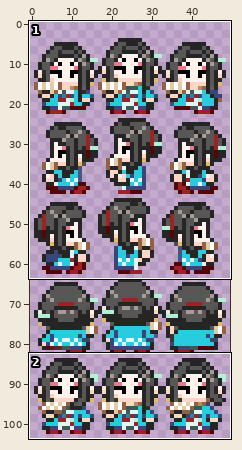
Two states of a sprite sheet, Project/Client/projectGOYA/Assets/Resources/Characters/character_np0001/spritesheet.png. Above, an overview of the earlier version with the close-up marked.
Close-up. Earlier state:
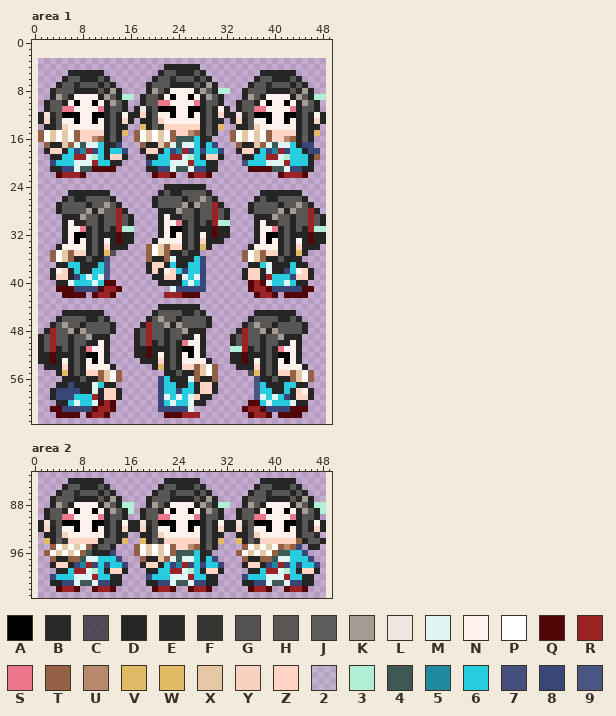
The file is 48x101 pixels. Pixels under 10% opacity are left out. Colours within 5 levels of each other are drawn and written as one. Shown: area 1: x 0..49, y 0..63; area 2: x 0..49, y 83..103. The old version is drawn lined up with the new one, on the new canvas. The commit also changed other parts of the picture, which this record leaves out.
Palette (. is transparent): A #000000  B #222222f3  C #252525b2  D #252525  E #2d2c2c  F #353534  G #535250  H #595755  J #605e5c  K #a59d95  L #f2e5df  M #dff6f5  N #fff1eb  P #ffffff  Q #510608  R #9b2225  S #ec778b  T #946144  U #b9896e  V #e2ba64f9  W #e2ba64  X #e4c9a4  Y #f8d1c1  Z #ffd6c5  2 #b3ecd91b  3 #b1efd6  4 #3c5956  5 #2088a1  6 #28ccdf  7 #394775e8  8 #394778  9 #495583
Pixels before, area 1 (only the part around the change), first column x 0:
 0 ..................................................
 1 ..................................................
 2 ..................................................
 3 ..................................................
 4 ......................DDDDDD......................
 5 ......DDDDDD.........DHHDDDHD.........DDDDDD......
 6 .....DHHDDDHD.......DHHEHHHDHD.......DHHDDDHD.....
 7 ....DHHEHHHDHD.....DHHHDDDDHDKD.....DHHEHHHDHD....
 8 ...DHHHDDDDHDKD....DKHDNNNNDKHD33..DHHHDDDDHDKD...
 9 ...DKHDNNNNDKHD33.DHHDNANNANDKHD...DKHDNNNNDKHD33.
10 ..DHHDNANNANDKHD..DHHSSNNNNSDHGD..DHHDNANNANDKHD..
11 ..DHHSSNNNNSDHGD.DLEHAAANNAADHDND.DHHSSNNNNSDHGD..
12 .DLEHAAANNAADHDNDDZDHNNANNANDHDZDDLEHAAANNAADHDND.
13 .DZDHNNANNANDHDZD.DDHYNNNNNNDHDB.DZDHNNANNANDHDZD.
14 ..DDHYNNNNNNDHDB..WDJFZZZZZZDHDW..DDHYNNNNNNDHDB..
15 .TPXPXPTZZZZDHDW.TPXPXPTZZUTDJD..TPXPXPTZZZZDHDW..
16 .TPXPXPTZZUTDJD..TPXPXPT4446DE...TPXPXPTZZUTDJD...
17 ..TDDXTM4MM6DE8...TDDXTM4MM6D68...TDDXTM4MM6D88...
18 ..DZZD685R86D668..DZZD685R868668..DZZD685R866D88..
19 ...DD66RRM36DZZD...DD66RRM36DZZD...DD66RRM3666DT..
20 ...8666MMMR66DD....8666MMMR66DD....7666MMMR666D...
21 ...DD88M44QQQQ.....DD88M44M88DD.....QQQQ44M88DD...
22 ....QRRRQ...........QRRQ..QRRQ...........QRRRQ....
23 ..................................................
24 ......................DDDDDDD.....................
25 ......DDDDDDD........DHDDHHHHD........DDDDDDD.....
26 .....DHDDHHHHD......DHHHHDHHKHD......DHDDHHHHD....
27 ....DHHHHDHHKHD.....DHHHHKDKHHRD....DHHHHDHHKHD...
28 ....DHHHHKDKHHRD.....DDDKHHDHHRHD...DHHHHKDKHHRD..
29 .....DDDKHHDHHRHD....DNDDHHDHHRHD....DDDKHHDHHRHD.
30 .....DNDDHHDHHRHD....DNNSDHDHDR33....DNDDHHDHHRHD.
31 .....DNNSDHDHDR33....DNAADHDDDQDD....DNNSDHDHDR33.
32 .....DNAADHDDDQDD....DNANDHDNDQDD....DNAADHDDDQDD.
33 .....DNANDHDNDQDD...DNNNNDHDZDDD.....DNANDHDNDQDD.
34 ....DNNNNDHDZDDD...TPXTZZDHDWD......DNNNNDHDZDDD..
35 ...TPXTZZDHDVC.....TPXTDDHDD.......TPXTZZDHDWD....
36 ...TPXTDDHDD7......TDDTMDDD68......TPXTDDHDDD.....
37 ....DD66DDD69......DZZD6DD668.......DD6MDDD6DD....
38 ...DNZD6DD669......BZDNZ68668......DZZDMDD86NZD...
39 ...DZZD86M6M9.......DDZZDM6M8......DZZDR6668ZZD...
40 ....DDM666M6QQ.......DDDD6M68.......QRQM66M6DD....
41 ....QQQ8888QRRQ........M88888.......QRRQ88888QQ...
42 .....QQQQ.QRRQ........RRRQQQ.........QRRQ.QQQQ....
43 ..................................................
44 .....................DDDDDDD......................
45 .....DDDDDDD........DHHHHDDHD........DDDDDDD......
46 ....DHHHHDDHD......DHKHHDHHHHD......DHHHHDDHD.....
47 ...DHKHHDHHHHD....DRHHKDKHHHHD.....DHKHHDHHHHD....
48 ..DRHHKDKHHHHD...DHRHHDHHKDDD.....DRHHKDKHHHHD....
49 .DHRHHDHHKDDD....DHRHHDHHDDND....DHRHHDHHKDDD.....
50 .DHRHHDHHDDND....DHRDHDHDSNND....DHRHHDHHDDND.....
51 .DHRDHDHDSNND....DDQDDDHDAAND....33RDHDHDSNND.....
52 .DDQDDDHDAAND....DDQDNDHDNAND....DDQDDDHDAAND.....
53 .DDQDNDHDNAND.....DDDZDHDNNNND...DDQDNDHDNAND.....
54 ..DDDZDHDNNNND......DWDHDZZTXPT...DDDZDHDNNNND....
55 ....DWDHDZZTXPT.......DDHDDTXPT.....CVDHDZZTXPT...
56 .....DDDHDDTXPT......86DDDMTDDT......7DDHDDTXPT...
57 ....DD8DDDM6DD.......866DD6DZZD......96DDD66DD....
58 ...D8888DDMDZZD......866866DZZB......966DD6DZND...
59 ...D888666RDZZD......8M6M6MZDD.......9M6M68DZZD...
60 ....DD6M66MQRQ.......86M66MDD.......QQ6M666MDD....
61 ...QQ88888QRRQ.......88888M........QRRQ8888QQQ....
62 ....QQQQ.QRRQ.........QQQRRR........QRRQ.QQQQ.....
63 ..................................................
Pixels before, area 2, first column x 1:
 84 .....DDDDDD..........DDDDDD..........DDDDDD.....
 85 ....DHHDDDHD........DHHDDDHD........DHHDDDHD....
 86 ...DHHEHHHDHD......DHHEHHHDHD......DHHEHHHDHD...
 87 ..DHHHDDDDHDKD....DHHHDDDDHDKD....DHHHDDDDHDKD.2
 88 ..DKHDNNNNDKHD33..DKHDNNNNDKHD33..DKHDNNNNDKHD33
 89 .DHHDNANNANDKHD3.DHHDNANNANDKHD..DHHDNANNANDKHD3
 90 .DHHSSNNNNSDHGD..DHHSSNNNNSDHGD..DHHSSNNNNSDHGD.
 91 DLEHAAANNAADHDNDDLEHAAANNAADHDNDDLEHAAANNAADHDND
 92 DZDHNNANNANDHDZDDZDHNNANNANDHDZDDZDHNNANNANDHDZD
 93 .DDHYNNNNNNDHDE..DDHYNNNNNNDHDB..DDHYNNNNNNDHHE.
 94 .WDJFZZZZZDHHDW..WDJFZZZZZZDHDW..WDJFZZZZZZTDHHD
 95 ..TPXPXPTDHJD...TPXPXPTZZUTDJD....TPXPXPTUT8.DD.
 96 .TPXPXPT4DDD8...TPXPXPT4446DE....TPXPXPT44668...
 97 ..TDDTT4MM6668...TDDXTM4MM6D68....TDDTT4MM6668..
 98 ..DZZD85R868668..DZZD685R868668...DZZD85R868668.
 99 ...DD6RRM36DZZD...DD66RRM36DZZD....DD6RRM36DZZD.
100 ..8666MMMR66DD....8666MMMR66DD....8666MMMR66DD..
101 ..DD88M44M88DD....DD88M44M88DD....DD88M44M88DD..
102 ...QRRQ..QRRQ......QRRQ..QRRQ......QRRQ..QRRQ...
Now the later version:
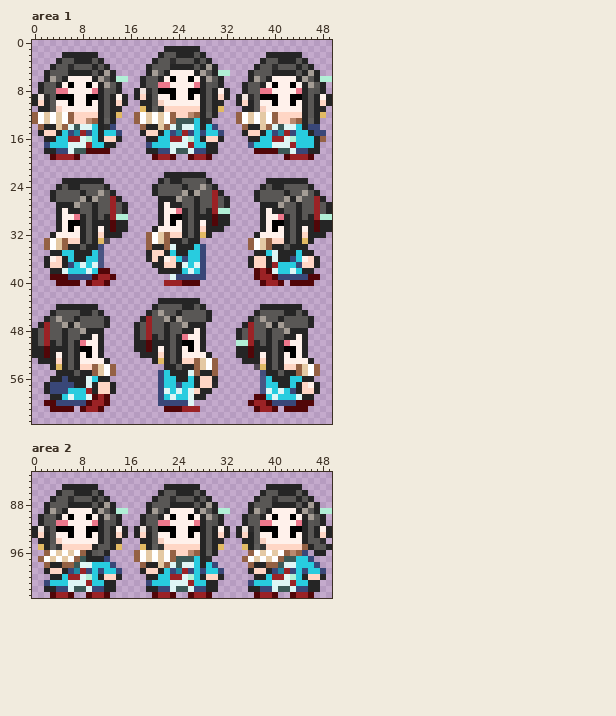
Difference:
canvas 48x101 -> 50x104, the old top-left corner now at 1,3
Changed rows in their new state; - is an unchanged pixel.
Area 1:
first column x 0:
 1 ----------------------DDDDDD----------------------
 2 -----DDDDDD----------DHHDDDHD----------DDDDDD-----
 3 ----DHHDDDHD--------DHHEHHHDHD--------DHHDDDHD----
 4 ---DHHEHHHDHD------DHHH----HDKD------DHHEHHHDHD---
 5 --DHHH----H-KD-----DKHDNNNNDKHD33---DHHH----HDKD--
 6 --DKH-NNNN-KHD33--DHHDNANNANDKHD----DK-DNNNN-KHD33
 7 -DHH-NANNAN-KHD---DH-SSNNNNS-HGD---DH-DNANNAN-KHD-
 8 -DHHSSNNNNSDHG---DLEHAAA--AAD--ND-----SSNNNNSDHGD-
 9 DLEHAAA--AA-HDND.DZD-N-------HDZD-DLE-AAA--AADHDND
10 DZ--NNAN-ANDHDZ----D-YN----N--DB---ZDH-NA-NAND--ZD
11 -D--YNN----DHDB.-.WDJFZZZZZZ---W.-.DDHY----NNDH-B-
12 TPXPXPTZZZZDHDW..TPXPXPTZZUT-J-...TPXPXPTZZZZDHDW-
13 TPXPXPTZZUTDJD...TPXPXPT4446-E..-.TPXPXPTZZUTDJD.-
14 -T--XTM4MM6DE8..--T-DXTM4MM6-68.--.TDDXTM4MM6D88--
15 -DZZD685R86D668.-.DZZD685R868668-..DZZD685R866-88-
16 -.DD66RRM36DZZ---..DD66RRM3--ZZD-...DD66RRM3666DT-
17 --8666M-MR6--D.---.8666-M-R-6DD---..7666M--R666D--
18 ---D88M44QQQQ...--.DD88M44M8-DD.--...QQQQ44M88DD--
19 ---QRRRQ........---.QRRQ..QRRQ..---.......QRRRQ.--
20 ---............----............----............---
21 ---...........-----............-----...........---
22 ----.....-----------..DDDDDDD.-----------.....----
23 -----DDDDDDD---------DHDDHHHHD---------DDDDDDD----
24 ----DHDDHHHHD-------DHHHH-HHKHD-------DHDDHHHHD---
25 ---DHHHH-HHKHD------DH-HHKDK-HRD-----DHHHH-HHKHD--
26 ---DHH-HKDK--RD-----.DDDKH-DH-RHD------HH-KDKHHRD-
27 -----DDK-HD-HRHD----.DNDDHHD---HD---..DDDK--D-HRHD
28 -----NDD-H-H-RH-------NNSD---D-33---..DNDDHHD-HRHD
29 ----DNNSD-DHDR33.------AAD--DDQD-----.-NNSDHD-DR33
30 ----DNAA--D-DQDD.------AN---N-QDD----.DNAADHDDDQ-D
31 ----DNA-DHDNDQDD.---DN-NN---Z-D-.----.D-ANDHDNDQDD
32 ---DNN-NDHDZ--D..--TPXTZZ---W-...------NNNDH-ZD---
33 --TPXTZZDHDVC....--TPXTDDHD-....----TPXTZZDHDWD..-
34 --TPXTDDH-D7....----DD-MD-D68.------TPXTD---D-..--
35 ---DD66DD-69..-----DZZD6-D668------..DD6M-D-6-D---
36 --DNZD6--669.------BZ-NZ686--------.DZZ-MD-86NZD--
37 --DZZ-8-M6M9.------.DDZZ-M-M---------ZZDR66-8ZZD--
38 ----DM6-6M-QQ------..-DDD6M--------..QRQM66M6D----
39 ---QQQ8-88QRRQ------...M8888-------..QR-Q88-88QQ--
40 ----QQQQ.QRR-.-------.RRRQQQ.-------..-RRQ.QQQQ---
41 ----...........--------......-------...........---
42 -----....-....--------......---------....-....----
43 ---------------------DDDDDDD----------------------
44 ----DDDDDDD---------DHHHH--HD---------DDDDDDD-----
45 ---DHHHH--H--------DHK--DHH-HD--------HHHH--HD----
46 --DHK--D-HH-------DR-HKDK-------------K---H-HHD---
47 -DRH--DKH---D.---DH---DHHKDDD.------RH-K-K---HD---
48 DHRH-DHH-DDD..-----------D-N-------HR-H-H-KDD-----
49 DHRH-DH-DDN-.-------D---DSN------.DHR-HD-H--ND----
50 DHRD-DHDSNND.-----DQ-D---AA------.33RDHD--S-ND----
51 D-QD-DHDAA-D.--------N---N-------.DDQD-DHDAAND----
52 D-QDN-HDN-ND.----.-D-Z----N-ND---.-DQ-NDHDNAND----
53 ---DZDHDN-N-------..-W---ZZTXPT--..D-DZDHDN-NND---
54 --.-WDHDZZTXPT------..-DHDD-------...CVDHDZZTXPT--
55 -----D---DTXPT.------86-D-M-DD------..7D-HDDTXPT--
56 ---DD8--DM6DD..--------6--6DZZD------.96D--66DD---
57 --D888---MDZZ-----------86----B------.966-D--ZND--
58 --D8--666RDZ-D.-------M-M-MZDD.------.9M6M-8DZZD--
59 ----D6M--MQRQ..-------6M6--D-.-------QQ---66MD----
60 --QQ88888QRRQ.--------8888-..--------RRQ8888QQQ---
61 -----QQ.QRRQ..-------.QQQRRR-------..QRRQ.Q-------
62 ----....-....---------......--------....-....-----
Area 2:
first column x 0:
 84 ------......----------......----------......------
 85 ------DD---..--------.DD---D.--------..D---D------
 86 -------DDD--..------.D-HDDDHD.------..DH-DD-------
 87 ------EHHH---..----.D--EHHHDHD.----..D-HEHH--H--.-
 88 --DHH--DDDH--D...---H-HDDDDHDK-..--.D-HHDDD-HDKD.-
 89 ---K---N--DKHD33.-.DKHDN--NDKHD33-..DKHD--N------3
 90 -DH-DNA--A-DK-D.-----DNA--AN-KH---.D-HD-A--ANDKHD-
 91 --HHSSNN--SDHG-...DH-SSN--NS--GD...D-HSS--NNSDHG--
 92 DLEHAAAN-A-DHDND.-LE-AA----A---N-.DLEHA-A-NAADHDND
 93 DZ-HNNA--A-DHDZD-DZ--N-A--A----ZD--ZDH--A--AND-DZD
 94 -DDHYNNNNNN--DE.--D-HYNNNNNN---B--.-DHYNNNNNN---E-
 95 -WDJFZZZZZ--H-W--.WDJFZZ--ZZ-H-W---WDJFZZZZZZT-HHD
 96 ---------DHJ-.----------ZZUT-JD---..T---XPTUT--DD-
 97 -TPXPXP--DDD8..--TPXP-PT-44--E.-----PXPXPT44------
 98 --T-DTT4MM6-68..--TDDXTM4MM-D-8.---.TD-TT4MM6-----
 99 --DZZ-85-868668.--DZZD-85R8-8668-----ZZD85R868668-
100 ---DD-RR-36DZZ-----DD--RR-3-DZZD---..DD6RRM3--ZZD-
101 --8666M-MR66D-.----8666-MMR66------.8666MM-R66-D--
102 --DD88M44M88DD-----DD88M44M88DD-----DD88M44M88DD--
103 ---QRRQ--QRRQ-------QRRQ--QRRQ-------QRRQ--QRRQ---
Pixel boxes of the changes (left, top, right, bottom) in both close-ups:
changed: (32, 46, 332, 418)
changed: (32, 478, 332, 598)
